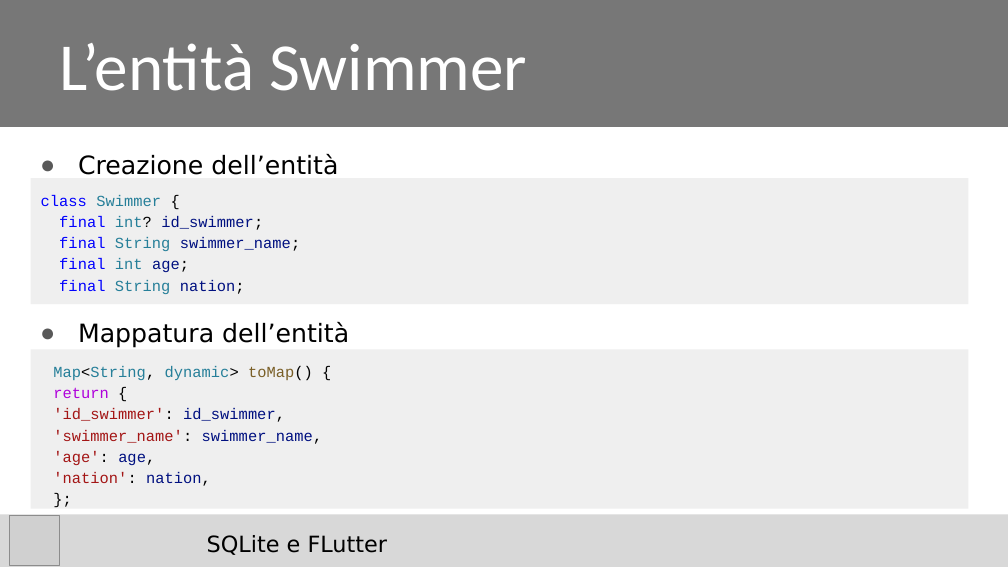
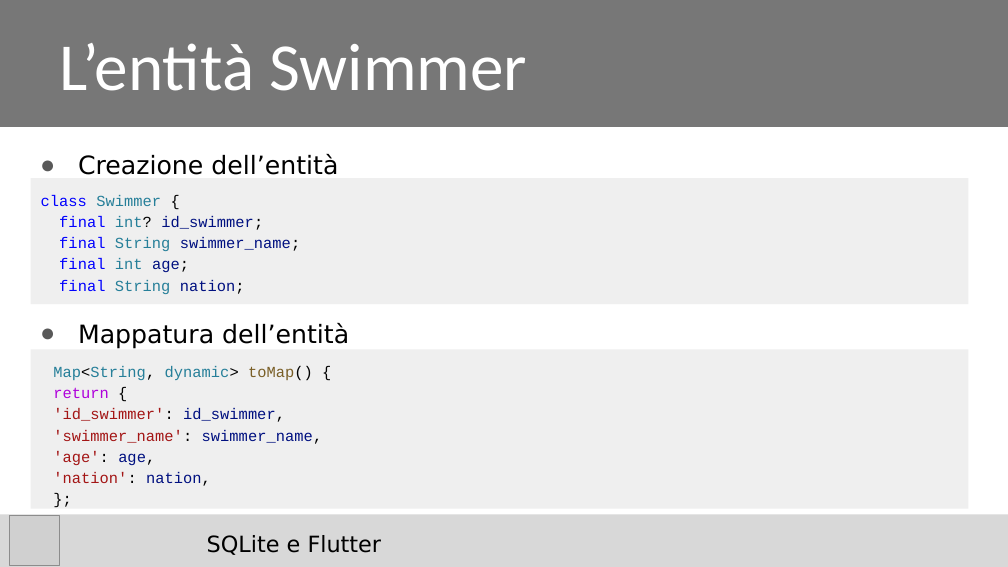
Before and after one commit to riccardosantarossa/SQLit_e_Flutter, a slide deck: slide 6 of Santarossa_Slides.pptx (slide 4 before the commit). Drawn at 1008x567 pixels with LibreOffice and Linux fonts; fonts in the diff are those of the drawing; grey boxes stand for pictures; background and template pictures are left out. Boxes give left, top, right and bottom in pixels: in the first picture for what was removed or moved away, otherwise in the second. Text is boxed around its words. In the diff, an @@ line names an element or a change of style, - is before the commit and + after.

```diff
--- a/Santarossa_Slides.pptx
+++ b/Santarossa_Slides.pptx
@@ text at (207, 535, 382, 555): text changed @@
-SQLite e FLutter
+SQLite e Flutter
```
Also in this commit, not shown: 2 other slides changed, 5 slides added.
